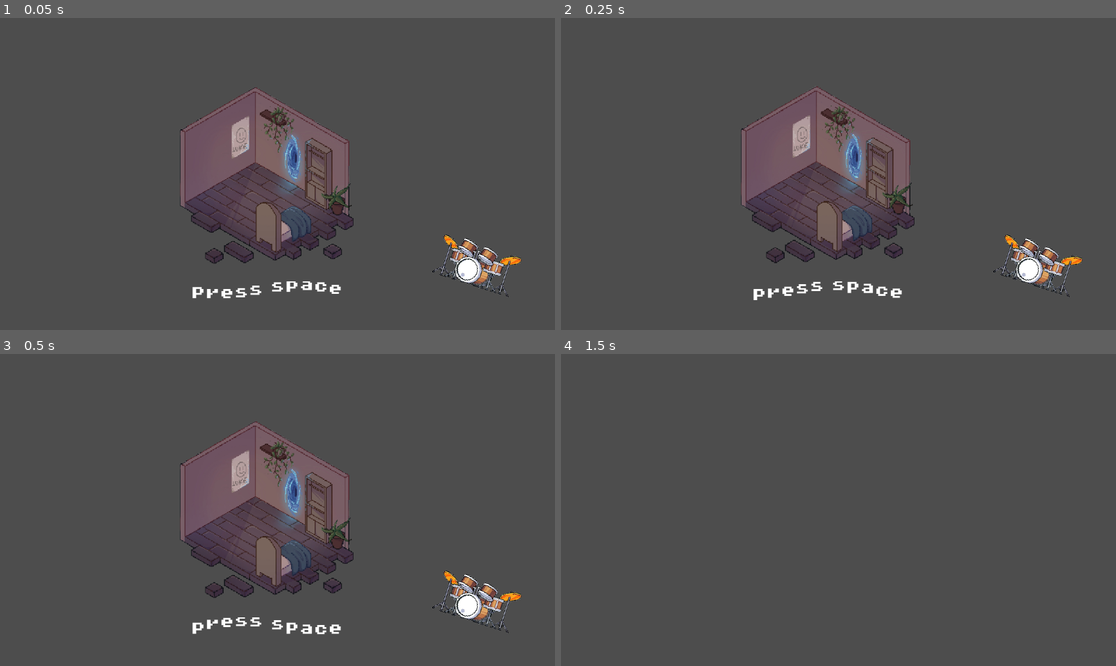
Above: before the commit, frames 1-4 (two rows, left to right).
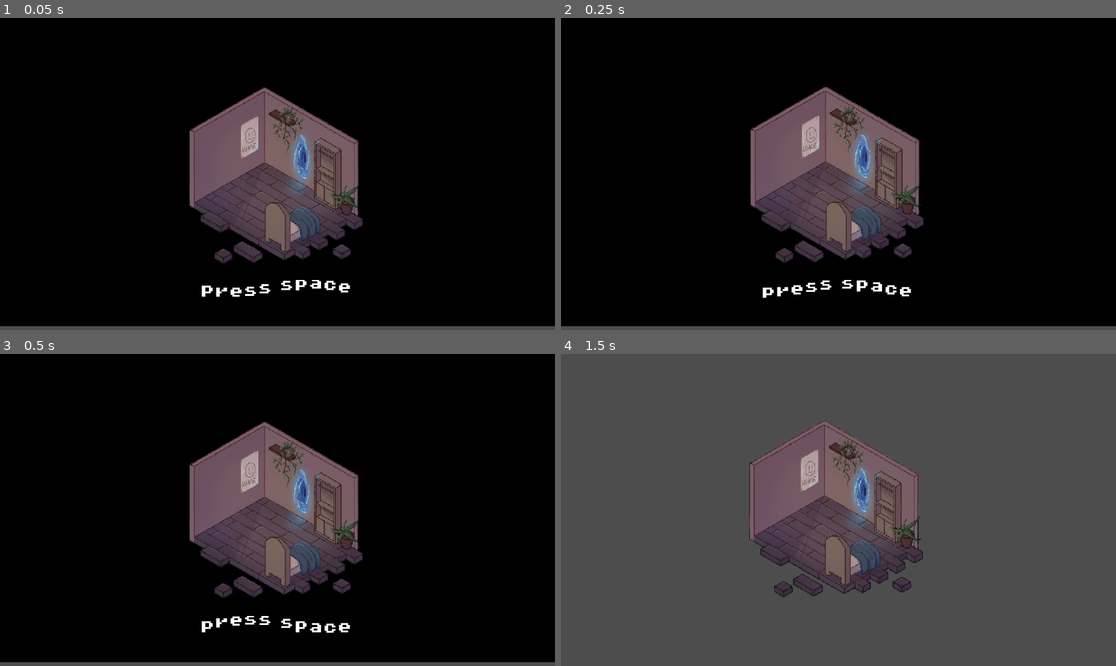
Above: after the commit, the same moments.

Repository: lukeslater0961/portfolio
Game: Godot game, scene res://assets/scenes/MainMenu.tscn
Two runs of this game, one before a commit and one after it. Both use one fixed random seed, a clock stepped at 60 frames per second and the inputs below.
Inputs:
- Up to frame 1 (0.05 s): no input
- Up to frame 2 (0.25 s): no input
- Up to frame 3 (0.5 s): no input
- Up to frame 4 (1.5 s): tap Space at 0.5 s; tap Enter (ui_accept) at 0.77, 1.25 s

The runs differ from the first frame. In frame 1, 91% of the frame differs, in the area x 0-100%, y 0-99%; in frame 2, 91%; in frame 3, 91%; in frame 4, 9.2%.

Commit message:
added the image of the bedroom to the main bedroom scene (starting thinking about ways to do the movement and stuff will look more into it tonight)

Diff:
--- a/assets/scenes/Bedroom.tscn
+++ b/assets/scenes/Bedroom.tscn
@@ -1,5 +1,18 @@
-[gd_scene format=3 uid="uid://b7lt3gho65ov8"]
+[gd_scene load_steps=3 format=3 uid="uid://b7lt3gho65ov8"]
+
+[ext_resource type="Texture2D" uid="uid://c7m227aphd0bl" path="res://assets/sprites/Bedroom.png" id="1_48diq"]
+
+[sub_resource type="TileSet" id="TileSet_8p6b3"]
 
 [node name="Bedroom" type="Node2D"]
 
 [node name="TileMapLayer" type="TileMapLayer" parent="."]
+tile_set = SubResource("TileSet_8p6b3")
+
+[node name="Floating bedroom" type="AnimatableBody2D" parent="."]
+position = Vector2(568, 320)
+scale = Vector2(0.3, 0.3)
+
+[node name="Bedroom" type="Sprite2D" parent="Floating bedroom"]
+position = Vector2(3.33337, 6.6665)
+texture = ExtResource("1_48diq")
--- a/assets/scenes/Borders.tscn
+++ /dev/null
@@ -1,23 +0,0 @@
-[gd_scene load_steps=2 format=3 uid="uid://b4s2wv3hj41wp"]
-
-[sub_resource type="SegmentShape2D" id="SegmentShape2D_055sc"]
-a = Vector2(48.2, 1.2)
-b = Vector2(-80.8, 1.39999)
-
-[node name="Borders" type="Node2D"]
-
-[node name="Area2D2" type="StaticBody2D" parent="."]
-
-[node name="CollisionShape2D" type="CollisionShape2D" parent="Area2D2"]
-position = Vector2(585, -403)
-rotation = -1.5708
-scale = Vector2(5, 5)
-shape = SubResource("SegmentShape2D_055sc")
-
-[node name="Area2D" type="StaticBody2D" parent="."]
-
-[node name="CollisionShape2D" type="CollisionShape2D" parent="Area2D"]
-position = Vector2(-578, -404)
-rotation = -1.5708
-scale = Vector2(5, 5)
-shape = SubResource("SegmentShape2D_055sc")
--- a/assets/scenes/MainMenu.tscn
+++ b/assets/scenes/MainMenu.tscn
@@ -1,14 +1,13 @@
-[gd_scene load_steps=9 format=3 uid="uid://bdg3ias88wdbr"]
+[gd_scene load_steps=8 format=3 uid="uid://bdg3ias88wdbr"]
 
 [ext_resource type="Script" path="res://scripts/MainMenuManager.gd" id="1_r7b0x"]
 [ext_resource type="Texture2D" uid="uid://c7m227aphd0bl" path="res://assets/sprites/Bedroom.png" id="2_ck7ip"]
-[ext_resource type="Texture2D" uid="uid://d1mmhqfbbhghp" path="res://assets/sprites/drum.png" id="3_gqlcs"]
 [ext_resource type="Script" path="res://scripts/rich_text_label.gd" id="5_3ngmk"]
 [ext_resource type="FontFile" uid="uid://df1hyf0g8g1ey" path="res://assets/fonts/PixelOperator8-Bold.ttf" id="6_lwdif"]
 
 [sub_resource type="Animation" id="Animation_d746j"]
 resource_name = "Default"
-length = 4.0
+length = 5.0
 loop_mode = 2
 tracks/0/type = "value"
 tracks/0/imported = false
@@ -17,7 +16,7 @@
 tracks/0/interp = 1
 tracks/0/loop_wrap = true
 tracks/0/keys = {
-"times": PackedFloat32Array(0, 4),
+"times": PackedFloat32Array(0, 5),
 "transitions": PackedFloat32Array(1, 1),
 "update": 0,
 "values": [Vector2(568, 320), Vector2(568, 285)]
@@ -48,12 +47,19 @@
 position = Vector2(568, 647)
 script = ExtResource("1_r7b0x")
 
+[node name="ColorRect" type="ColorRect" parent="."]
+offset_left = -576.0
+offset_top = -655.0
+offset_right = 584.0
+offset_bottom = -7.0
+color = Color(0, 0, 0, 1)
+
 [node name="Floating bedroom" type="AnimatableBody2D" parent="."]
 position = Vector2(568, 320)
 scale = Vector2(0.3, 0.3)
 
 [node name="Bedroom" type="Sprite2D" parent="Floating bedroom"]
-position = Vector2(-1946.67, -2130)
+position = Vector2(-1883.33, -2130)
 texture = ExtResource("2_ck7ip")
 
 [node name="AnimationPlayer" type="AnimationPlayer" parent="Floating bedroom"]
@@ -63,10 +69,10 @@
 autoplay = "Default"
 
 [node name="RichTextLabel" type="RichTextLabel" parent="."]
-offset_left = -187.0
-offset_top = -100.0
-offset_right = 195.0
-offset_bottom = -17.0
+offset_left = -168.0
+offset_top = -103.0
+offset_right = 272.0
+offset_bottom = -66.0
 theme_override_fonts/normal_font = ExtResource("6_lwdif")
 theme_override_font_sizes/bold_italics_font_size = 30
 theme_override_font_sizes/italics_font_size = 30
@@ -74,12 +80,8 @@
 theme_override_font_sizes/normal_font_size = 30
 theme_override_font_sizes/bold_font_size = 30
 bbcode_enabled = true
+text = "press space
+"
 script = ExtResource("5_3ngmk")
 
 [node name="Objects" type="Node2D" parent="."]
-
-[node name="Drum" type="Sprite2D" parent="Objects"]
-position = Vector2(423, -135)
-rotation = 0.310678
-scale = Vector2(0.35, 0.35)
-texture = ExtResource("3_gqlcs")
